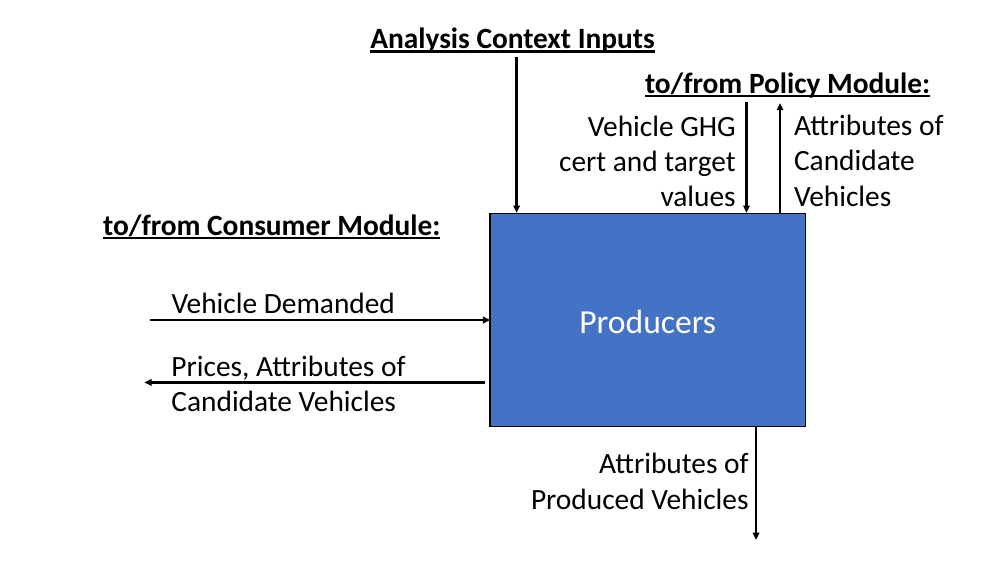
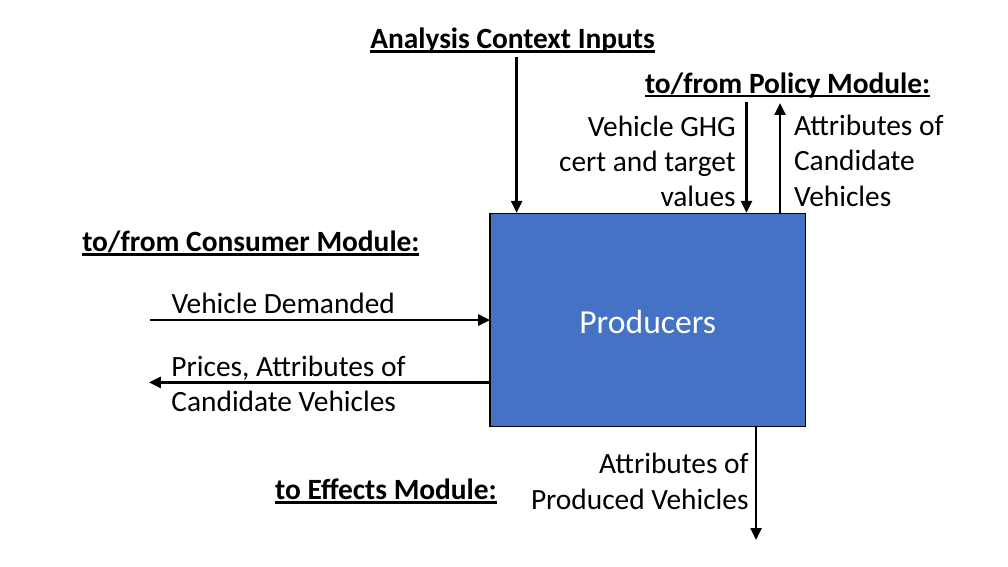
Before and after one commit to USEPA/EPA_OMEGA_Model, a slide deck: slide 7 of doc/source/_static/raw_figures.pptx. Drawn at 1008x567 pixels with LibreOffice and Linux fonts; fonts in the diff are those of the drawing. Boxes give left, top, right and bottom in pixels: in the first picture for what was removed or moved away, otherwise in the second. Text is boxed around its words. In the diff, an @@ line names an element or a change of style, - is before the commit and + after.

```diff
--- a/doc/source/_static/raw_figures.pptx
+++ b/doc/source/_static/raw_figures.pptx
@@ text "to/from Consumer Module:": place and size @@
-text "to/from Consumer Module:" at bbox=[103, 214, 440, 239]
+text "to/from Consumer Module:" at bbox=[82, 230, 420, 256]
@@ arrow moved from (144, 383) - (485, 383) to (149, 383) - (489, 383) @@
@@ text added at bbox=[275, 478, 497, 504], 28 pt, text #000000, bold, underline @@
+to Effects Module:
```
Also in this commit, not shown: 2 other slides changed, 9 other files.
